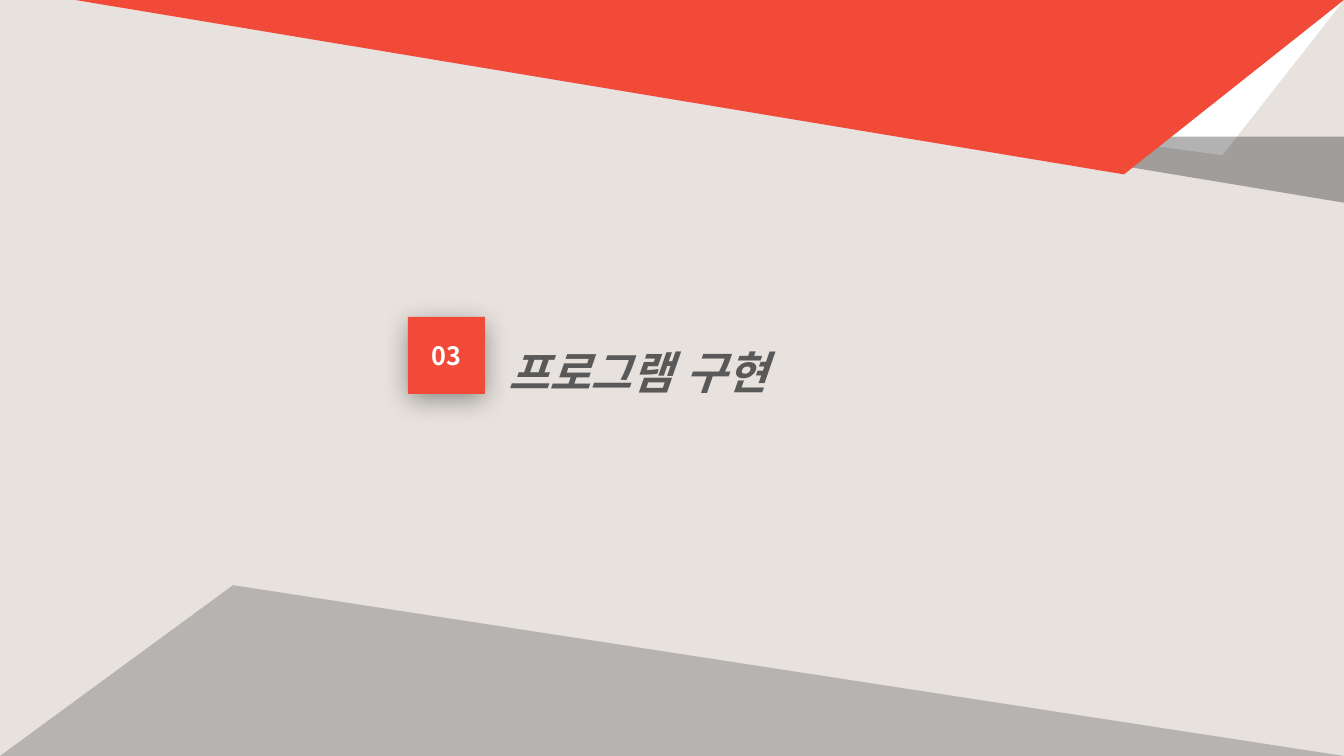
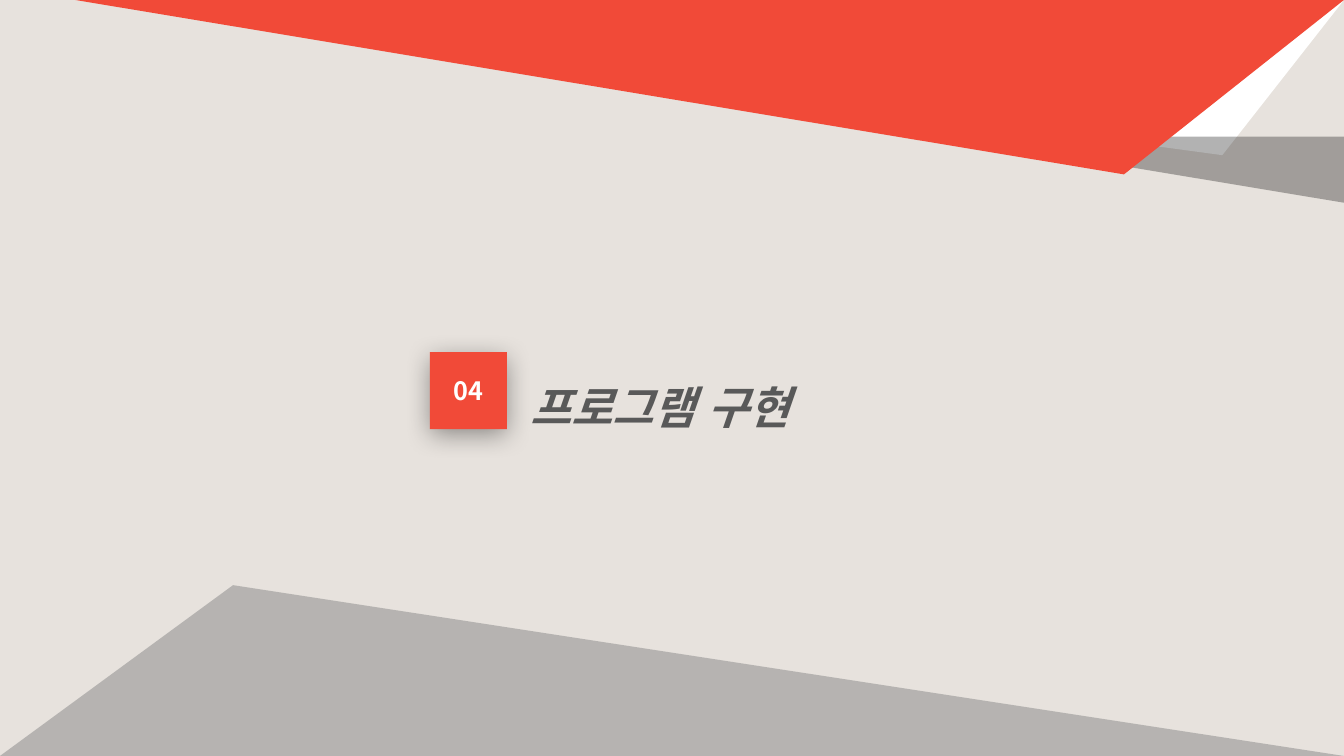
Before and after one commit to phoresis92/restaurant, a slide deck: slide 8 of 프로젝트 기획서/프로젝트 계획서.pptx (slide 6 before the commit). Drawn at 1344x756 pixels with LibreOffice and Linux fonts; fonts in the diff are those of the drawing. Boxes give left, top, right and bottom in pixels: in the first picture for what was removed or moved away, otherwise in the second. Text is boxed around its words. In the diff, an @@ line names an element or a change of style, - is before the commit and + after.

```diff
--- a/프로젝트 기획서/프로젝트 계획서.pptx
+++ b/프로젝트 기획서/프로젝트 계획서.pptx
@@ rectangle "04": place and size @@
-rectangle "04" at <box>408,317,485,393</box>
+rectangle "04" at <box>430,352,506,429</box>
@@ text "프로그램 구현": place and size @@
-text "프로그램 구현" at <box>508,351,768,393</box>
+text "프로그램 구현" at <box>530,386,790,428</box>
@@ text in rectangle at <box>453,381,483,401</box>: text changed @@
-03
+04
```
Also in this commit, not shown: 22 other slides changed, 2 slides added, 2 slides removed, 5 other files.
